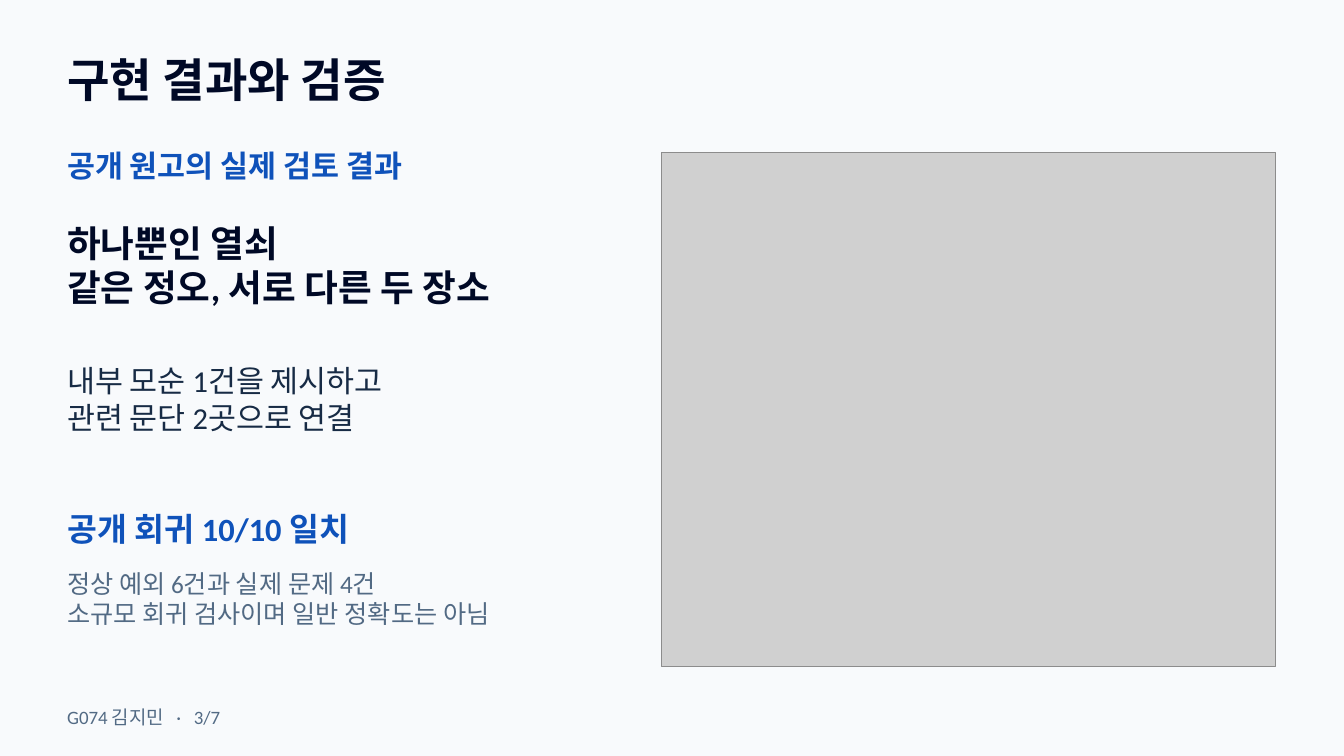
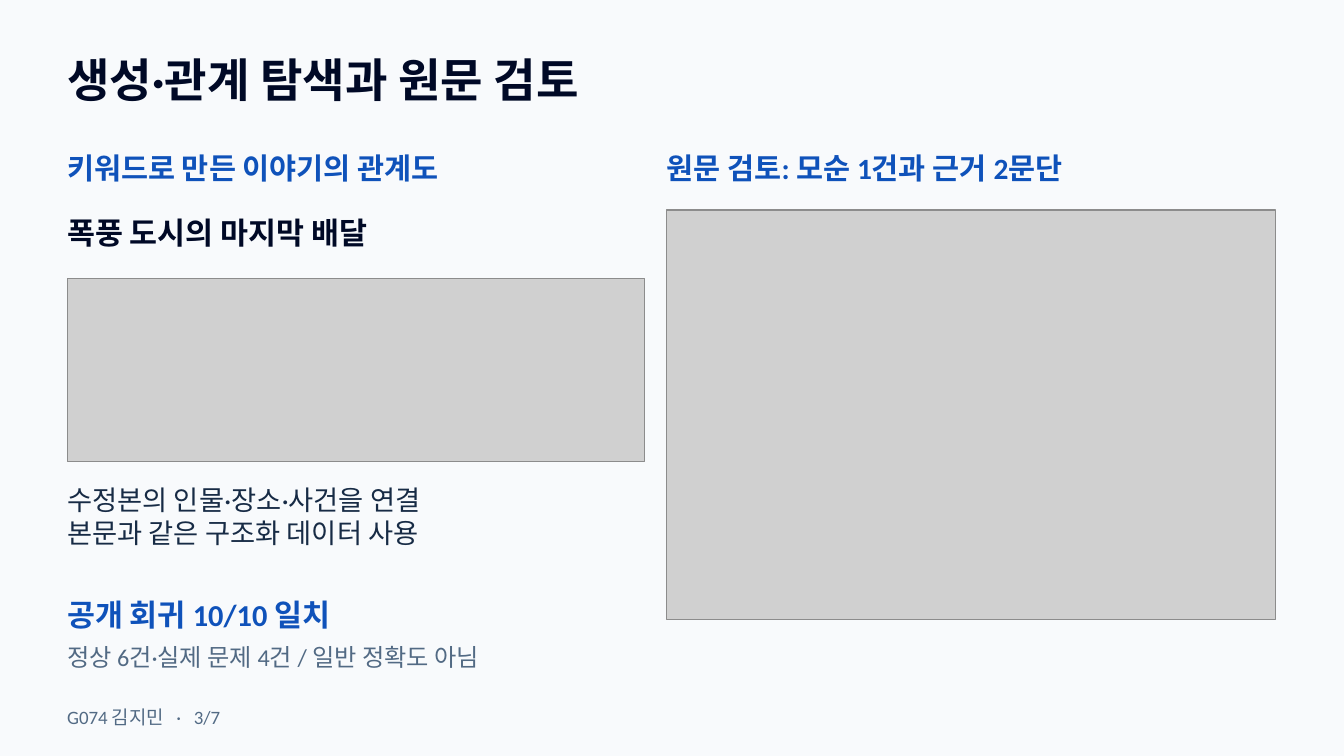
Before and after one commit to OMGimin/loreforge, a slide deck: slide 3 of docs/presentation/LoreForge-G074-KimJimin.pptx. Drawn at 1344x756 pixels with LibreOffice and Linux fonts; fonts in the diff are those of the drawing; grey boxes stand for pictures. Boxes give left, top, right and bottom in pixels: in the first picture for what was removed or moved away, otherwise in the second. Text is boxed around its words. In the diff, an @@ line names an element or a change of style, - is before the commit and + after.

Commit message:
docs(presentation): show routing conditions and concrete design tradeoffs
변경 내용
- 3장에 최신 생성 결과 관계도와 원문 검토 화면을 함께 배치했다.
- 4장에 실제 route 조건식과 조건부 연결 코드를 표시해 수정 판단의 세 조건을 설명하도록 바꿨다.
- 6·7장에 전체 기준의 비용·지연과 수정 상한으로 남을 수 있는 문제를 명시했다.
- 발표 대본과 7개 발표자 노트를 동기화하고 7장·285초 목표 배분을 유지했다.

변경 이유
- 평가자가 구현 결과와 코드의 실제 판단 로직, 설계 선택의 대가를 발표 안에서 확인할 수 있도록 보완했다.

검증
- PPTX 구조·레이아웃·폰트·재가져오기 검사 통과, 7장 전체 렌더링 확인.
- 슬라이드 route 조건식을 AST로 파싱해 실제 workflow.py의 조건식과 동일함을 확인했다.
- 대본과 노트 일치, 화면 시간 표시 없음, 변경 대상 밖 1·2·5장 픽셀 동일성을 확인했다.
- 대본 공백 제외 1,371자, 목표 285초. 실제 낭독 시간과 PowerPoint 네이티브 발표 환경은 측정하지 않았다.

주의사항
- 화면은 과거 공개 실제 API 저장 결과의 최신 UI 재열람이며 신규 생성 품질 검증이 아니다.

```diff
--- a/docs/presentation/LoreForge-G074-KimJimin.pptx
+++ b/docs/presentation/LoreForge-G074-KimJimin.pptx
@@ text at <box>67,58,579,101</box>: text changed @@
-구현 결과와 검증
+생성·관계 탐색과 원문 검토
@@ text at <box>67,154,439,182</box>: text changed; size 21.8 to 21 pt @@
-공개 원고의 실제 검토 결과
+키워드로 만든 이야기의 관계도
@@ text added at <box>667,154,1063,182</box>, 21 pt, text #0F52BA, bold @@
+원문 검토: 모순 1건과 근거 2문단
@@ text at <box>67,218,368,247</box>: text changed; size 26.2 to 21.8 pt @@
-하나뿐인 열쇠
-같은 정오, 서로 다른 두 장소
+폭풍 도시의 마지막 배달
@@ picture: place and size @@
-picture at <box>661,152,1275,666</box>
+picture at <box>666,210,1275,619</box>
@@ picture added at <box>68,278,645,462</box> @@
@@ text at <box>67,487,420,545</box>: text changed; size 21.8 to 19.5 pt @@
-내부 모순 1건을 제시하고
-관련 문단 2곳으로 연결
+수정본의 인물·장소·사건을 연결
+본문과 같은 구조화 데이터 사용
@@ text "공개 회귀 10/10 일치": place and size @@
-text "공개 회귀 10/10 일치" at <box>67,513,349,544</box>
+text "공개 회귀 10/10 일치" at <box>67,600,330,629</box>
@@ text "공개 회귀 10/10 일치" at <box>67,600,330,629</box>: size 23.2 to 21.8 pt @@
@@ text at <box>67,646,479,668</box>: text changed; size 18 to 17.2 pt @@
-정상 예외 6건과 실제 문제 4건
-소규모 회귀 검사이며 일반 정확도는 아님
+정상 6건·실제 문제 4건 / 일반 정확도 아님
```
Also in this commit, not shown: 3 other slides changed, 1 other file.
